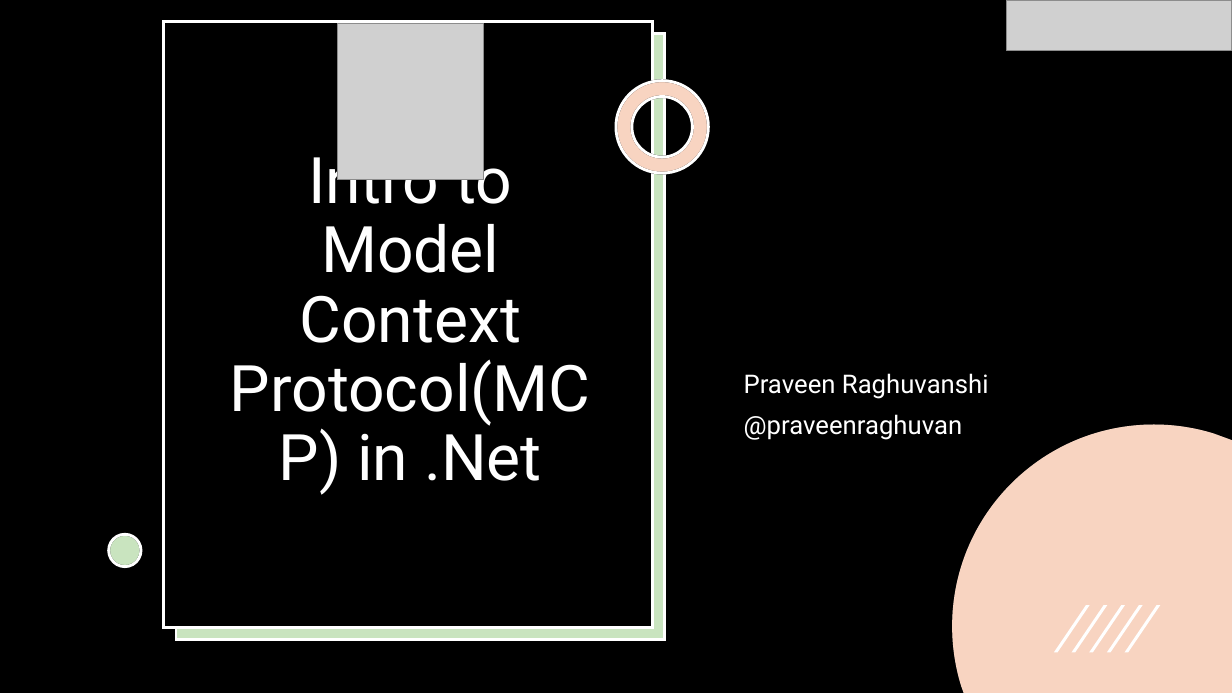
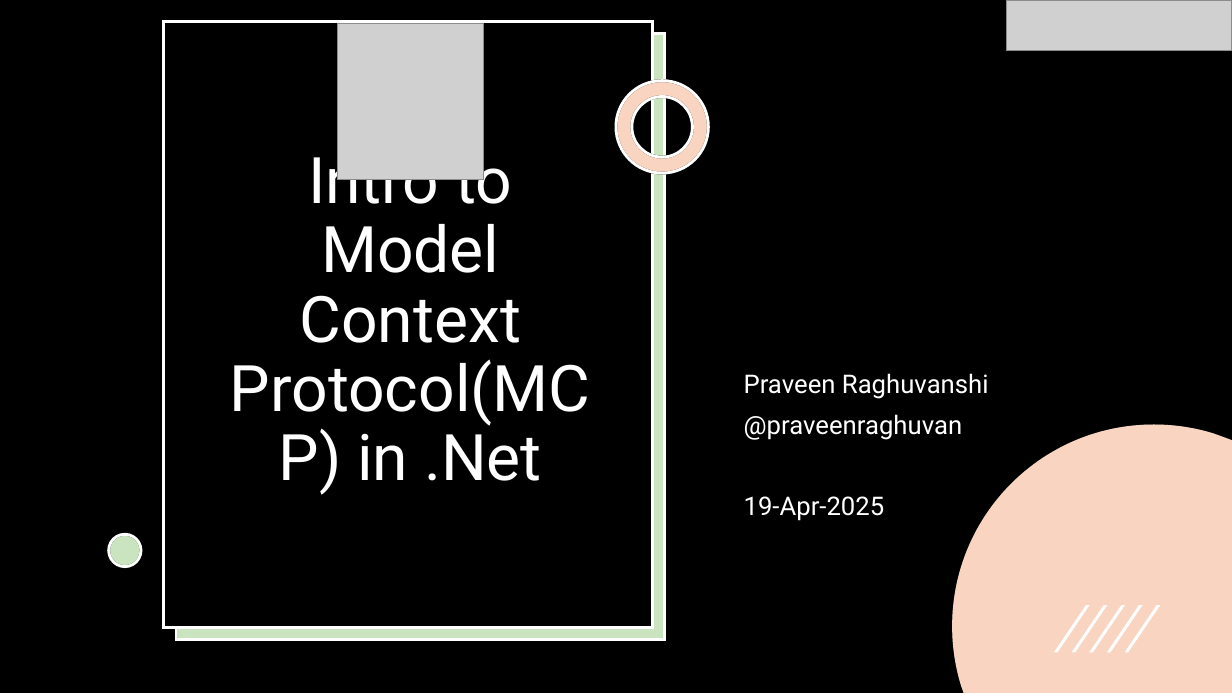
Before and after one commit to praveenraghuvanshi/tech-sessions, a slide deck: slide 1 of 19042025-MCP-dotnet-dotnetblr/Intro to Model Context Protocol(MCP).pptx. Drawn at 1232x693 pixels with LibreOffice and Linux fonts; fonts in the diff are those of the drawing; grey boxes stand for pictures. Boxes give left, top, right and bottom in pixels: in the first picture for what was removed or moved away, otherwise in the second. Text is boxed around its words. In the diff, an @@ line names an element or a change of style, - is before the commit and + after.

Commit message:
Ppt updated

```diff
--- a/19042025-MCP-dotnet-dotnetblr/Intro to Model Context Protocol(MCP).pptx
+++ b/19042025-MCP-dotnet-dotnetblr/Intro to Model Context Protocol(MCP).pptx
@@ subtitle at <box>744,496,885,521</box>: paragraph added @@
+19-Apr-2025
```
Also in this commit, not shown: 1 slide added, 1 other file.
